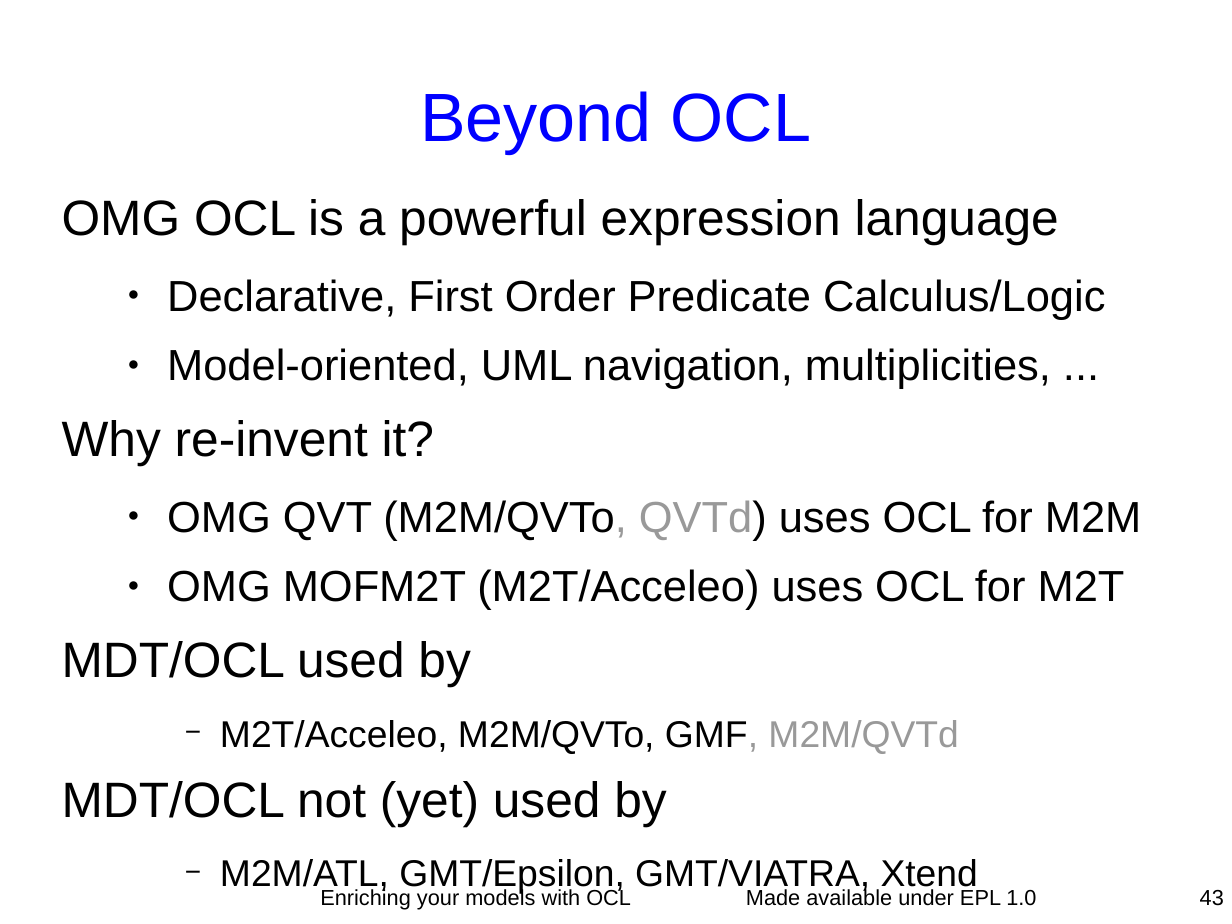
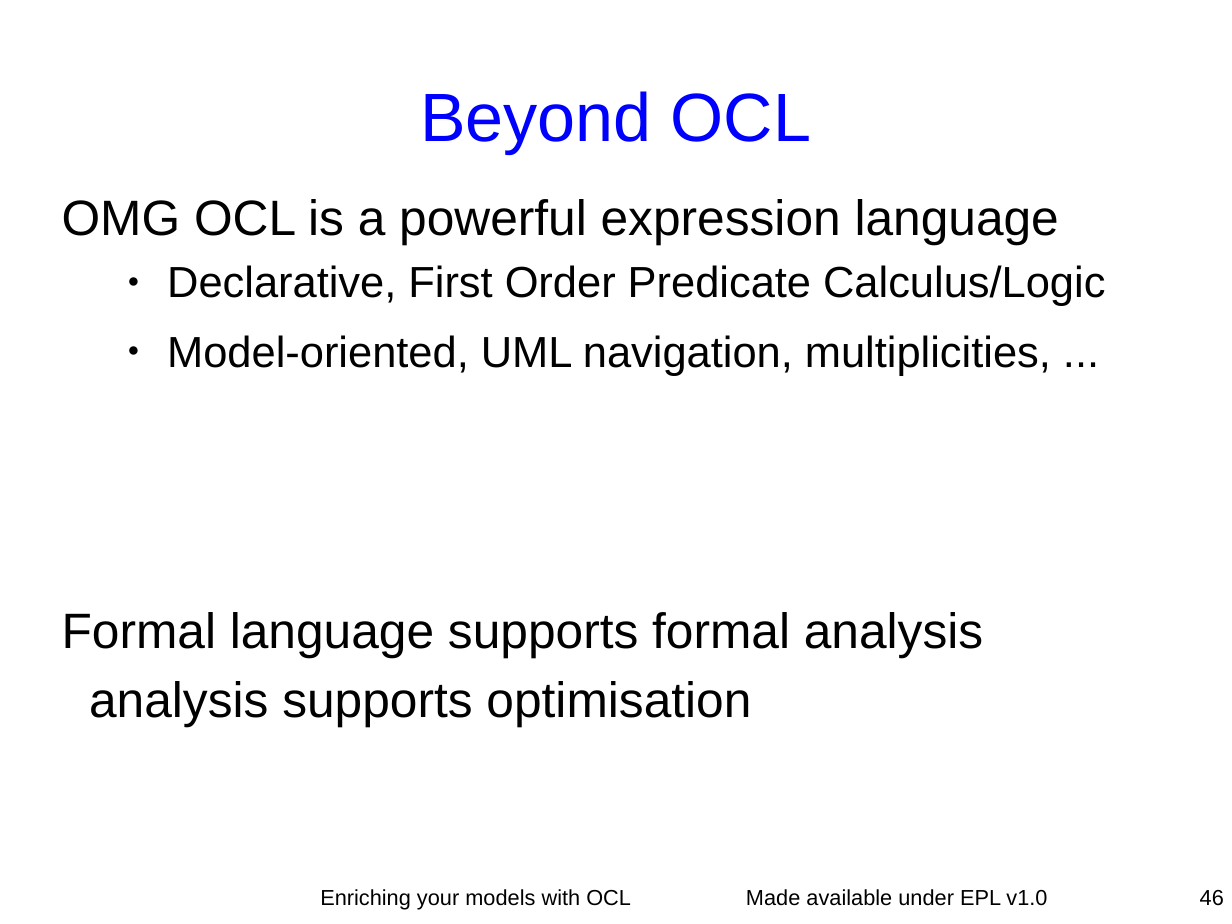
Before and after one commit to eclipse-ocl/ocl-website, a slide deck: slide 46 of ocl/docs/publications/ESE2010LongTalk/EnrichingWithOCL.odp (slide 43 before the commit). Drawn at 1232x924 pixels with LibreOffice and Linux fonts; fonts in the diff are those of the drawing. Boxes give left, top, right and bottom in pixels: in the first picture for what was removed or moved away, otherwise in the second. Text is boxed around its words. In the diff, an @@ line names an element or a change of style, - is before the commit and + after.

```diff
--- a/ocl/docs/publications/ESE2010LongTalk/EnrichingWithOCL.odp
+++ b/ocl/docs/publications/ESE2010LongTalk/EnrichingWithOCL.odp
@@ text at <box>62,612,983,726</box>: text changed; size 28 to 32 pt @@
-Why re-invent it?
-  ● OMG QVT (M2M/QVTo, QVTd) uses OCL for M2M
-  ● OMG MOFM2T (M2T/Acceleo) uses OCL for M2T
-MDT/OCL used by
-    − M2T/Acceleo, M2M/QVTo, GMF, M2M/QVTd
-MDT/OCL not (yet) used by
-    − M2M/ATL, GMT/Epsilon, GMT/VIATRA, Xtend
+Formal language supports formal analysis
+analysis supports optimisation
@@ text at <box>746,889,1047,906</box>: text changed @@
-Made available under EPL 1.0
+Made available under EPL v1.0
@@ page number at <box>1200,890,1224,906</box>: text changed @@
-43
+46
```
Also in this commit, not shown: 58 other slides changed, 2 slides added, 2 slides removed.
